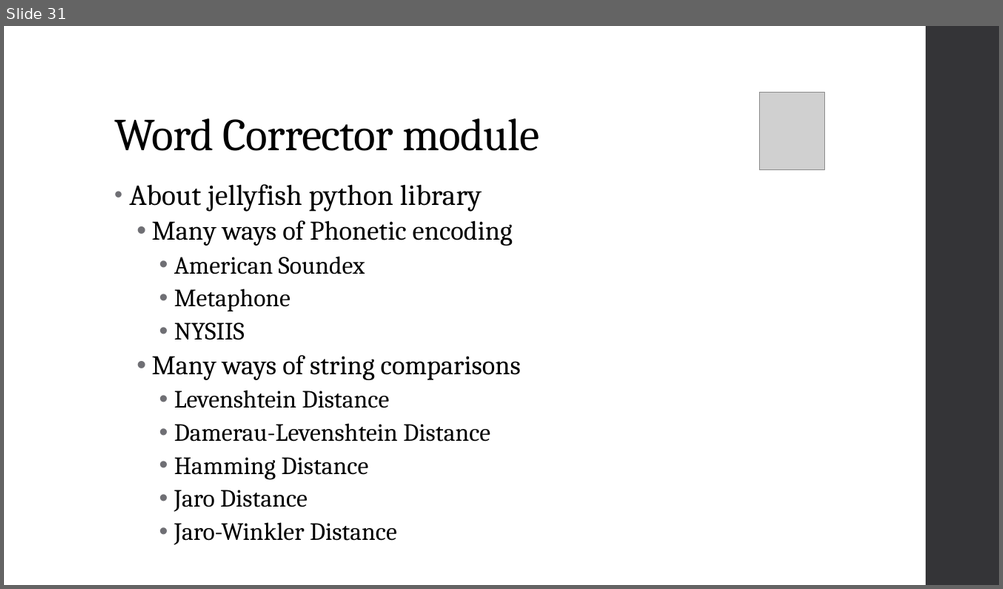
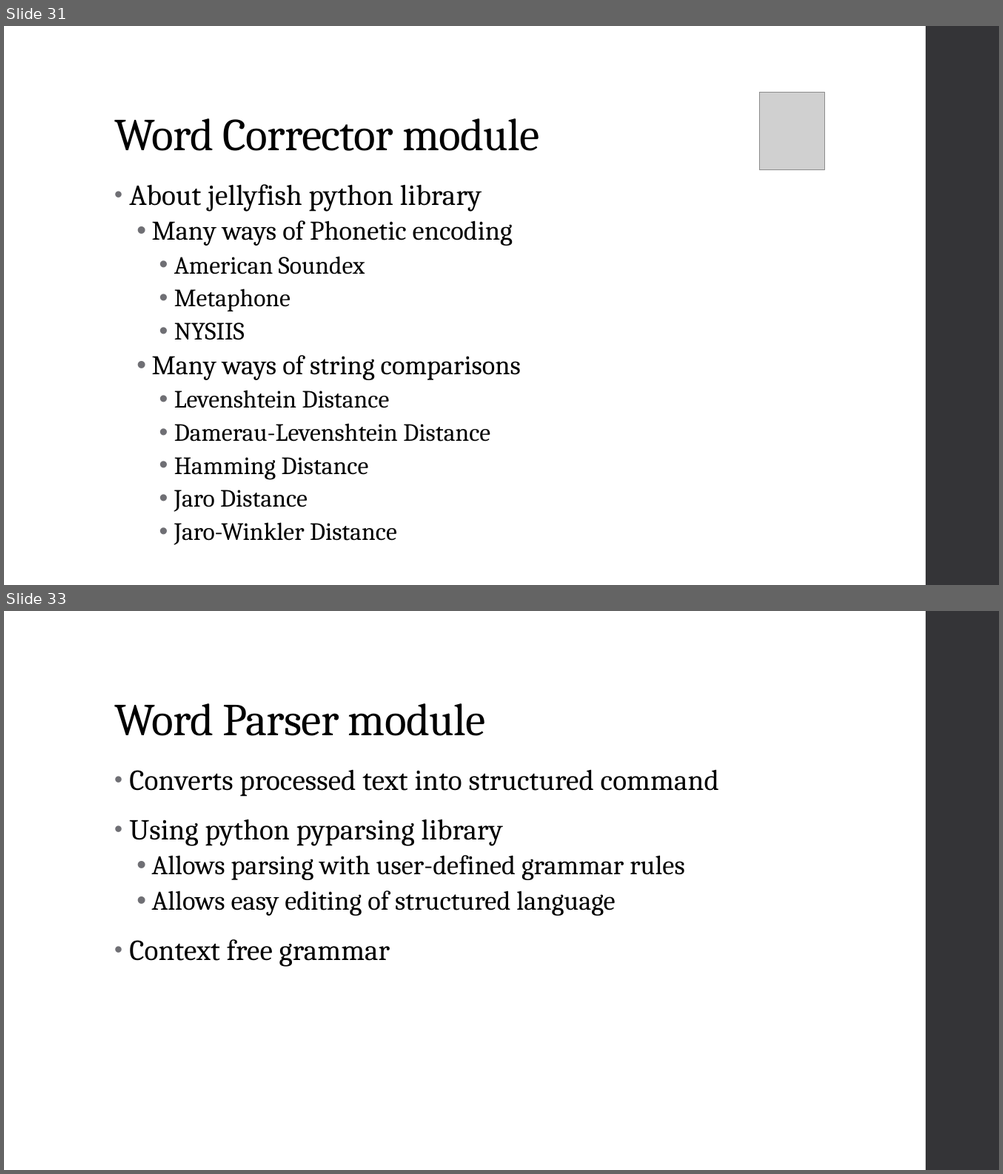
Before and after one commit to nlzz22/FYPTalkToCode, a slide deck: FYP CA Presentation.pptx. Shown one above the other, each under a label of ours: slide 31 before the commit, slides 31 and 33 after it; the slides between them are not shown. The pictures are 1003x589 and 1003x1174 pixels, drawn with LibreOffice and Linux fonts; fonts in the diff are those of the drawing; grey boxes stand for pictures. Boxes give left, top, right and bottom in pixels: in the first picture for what was removed or moved away, otherwise in the second. Text is boxed around its words. In the diff, an @@ line names an element or a change of style, - is before the commit and + after.

```diff
--- a/FYP CA Presentation.pptx
+++ b/FYP CA Presentation.pptx
@@ slide 33 added at [4,611,999,1170], background #FFFFFF; not listed: 1 template element that a slide beside it also shows @@
@@ title added at [114,703,486,736], 44 pt, text #000000 @@
+Word Parser module
@@ text added at [129,769,719,967], 28 pt, text #000000 @@
+• Converts processed text into structured command
+• Using python pyparsing library
+  • Allows parsing with user-defined grammar rules
+  • Allows easy editing of structured language
+• Context free grammar
```
Also in this commit, not shown: 3 slides changed, 9 other slides added, 1 slide removed.
